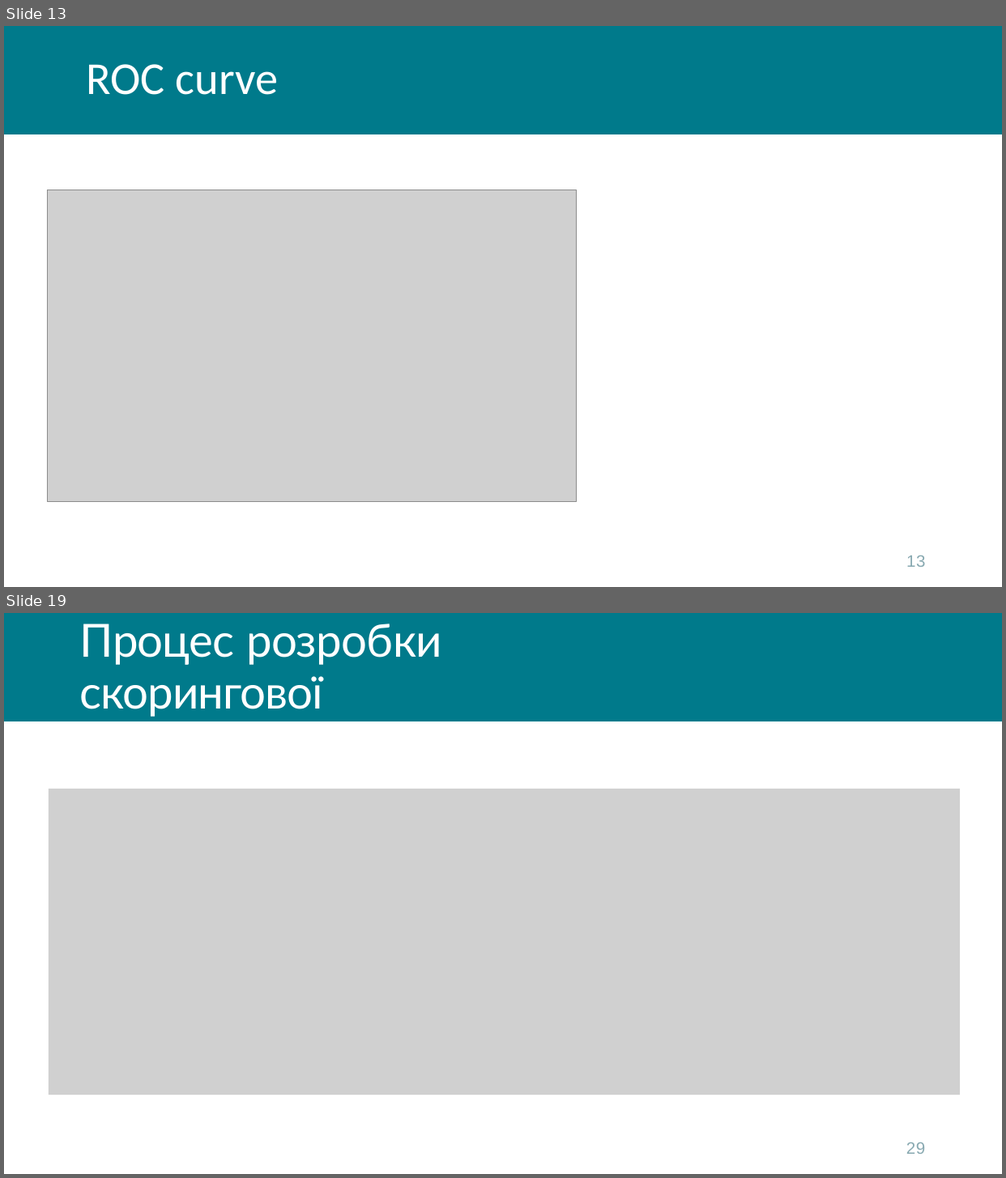
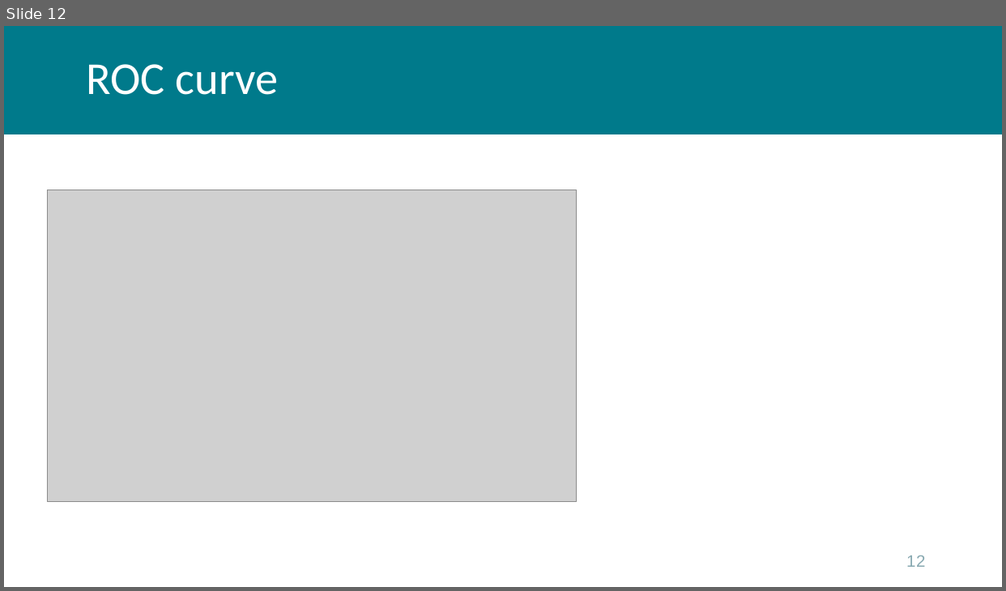
Before and after one commit to kleban/r-course-eng, a slide deck: pptx/00_Intro.pptx. Shown one above the other, each under a label of ours: slides 13 and 19 before the commit, slide 12 after it; the slides between them are not shown. The pictures are 1006x1178 and 1006x591 pixels, drawn with LibreOffice and Linux fonts; fonts in the diff are those of the drawing; grey boxes stand for pictures; background and template pictures are left out. Boxes give left, top, right and bottom in pixels: in the first picture for what was removed or moved away, otherwise in the second. Text is boxed around its words. In the diff, an @@ line names an element or a change of style, - is before the commit and + after.

```diff
--- a/pptx/00_Intro.pptx
+++ b/pptx/00_Intro.pptx
@@ slide 19 removed at [4,613,1002,1174], background #FFFFFF; not listed: 1 template element that a slide beside it also shows @@
@@ title removed at [80,624,442,772] @@
-Процес розробки
-скорингової моделі
@@ picture removed at [49,789,960,1095] @@
@@ text removed at [906,1143,925,1154] @@
-29
@@ what was slide 13 is now slide 12 @@
@@ page number at [906,556,925,567]: text changed @@
-13
+12
```
Also in this commit, not shown: 2 slides changed, 1 slide added, 5 other slides removed.
